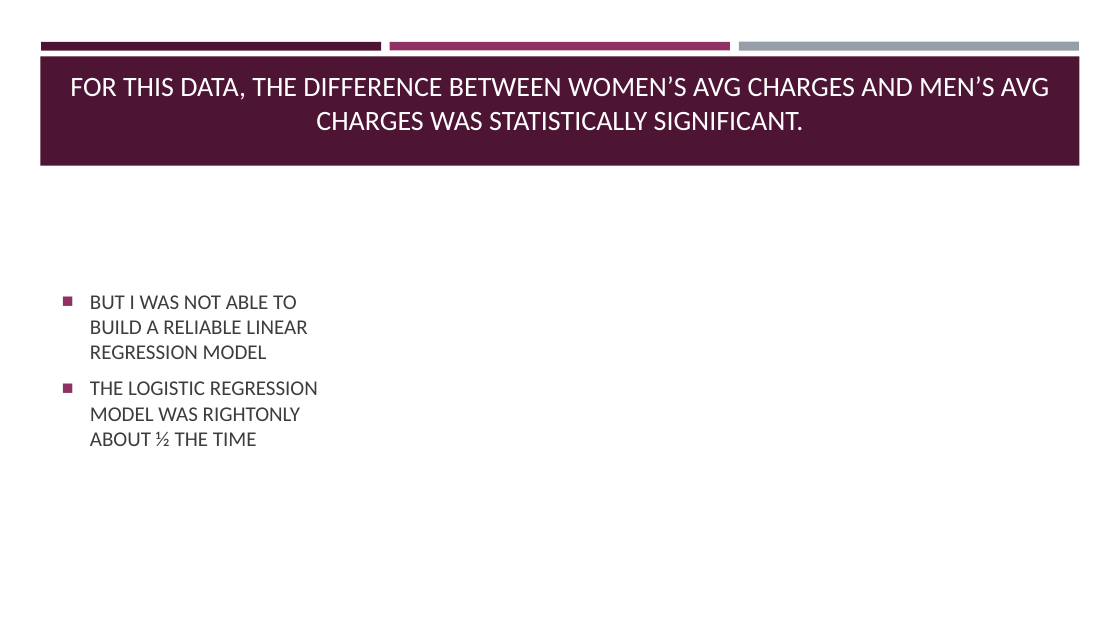
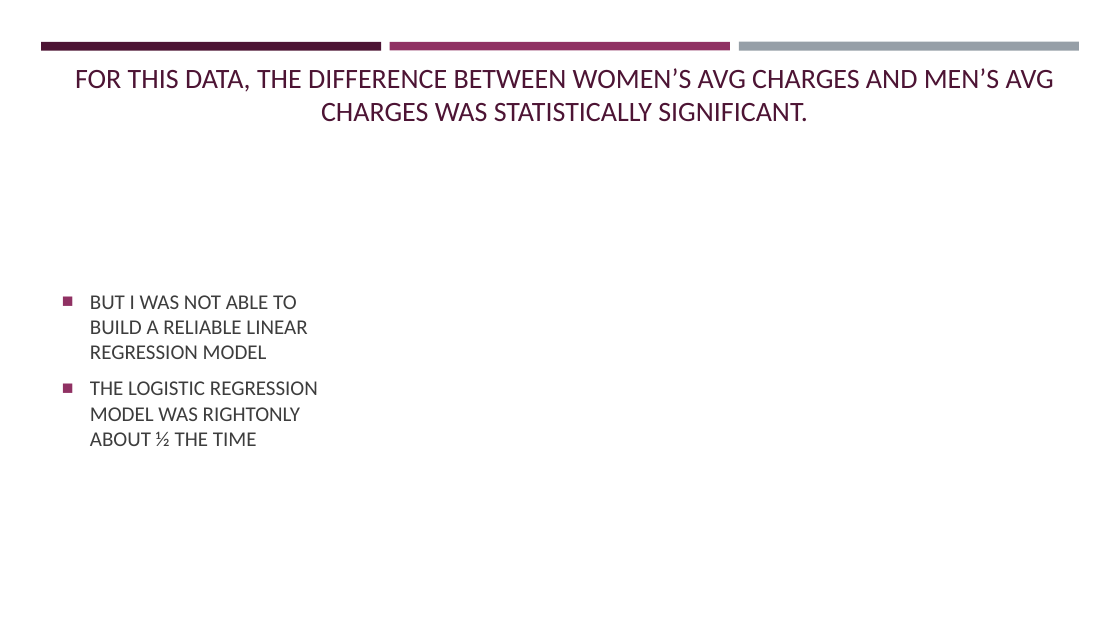
Before and after one commit to Dewalk/final_capstone, a slide deck: slide 9 of Presentation6.pptx. Drawn at 1120x630 pixels with LibreOffice and Linux fonts; fonts in the diff are those of the drawing. Boxes give left, top, right and bottom in pixels: in the first picture for what was removed or moved away, otherwise in the second. Text is boxed around its words. In the diff, an @@ line names an element or a change of style, - is before the commit and + after.

```diff
--- a/Presentation6.pptx
+++ b/Presentation6.pptx
@@ rectangle removed at <box>40,56,1080,166</box> @@
@@ title "FOR THIS DATA, THE DIFFERENCE ...": place and size @@
-title "FOR THIS DATA, THE DIFFERENCE ..." at <box>70,76,1049,130</box>
+title "FOR THIS DATA, THE DIFFERENCE ..." at <box>75,68,1054,121</box>
@@ title "FOR THIS DATA, THE DIFFERENCE ..." at <box>75,68,1054,121</box>: text colour #FFFFFF to #4D1434 @@
```
Also in this commit, not shown: 9 other slides changed, 1 slide added, 1 slide removed, 5 other files.
